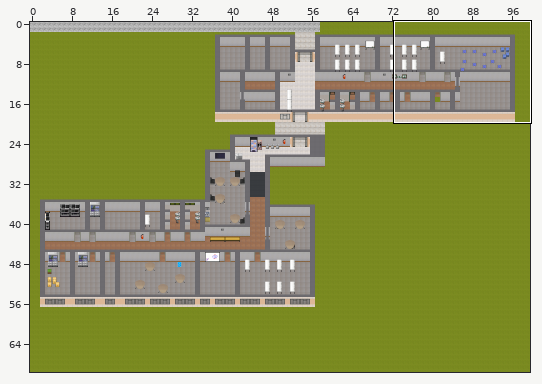
Level history. Tiled map (JSON): api/static/maps/deti.json. The first picture is a wide view before the edit; the outline marks the close-up.
Close-up. As it was:
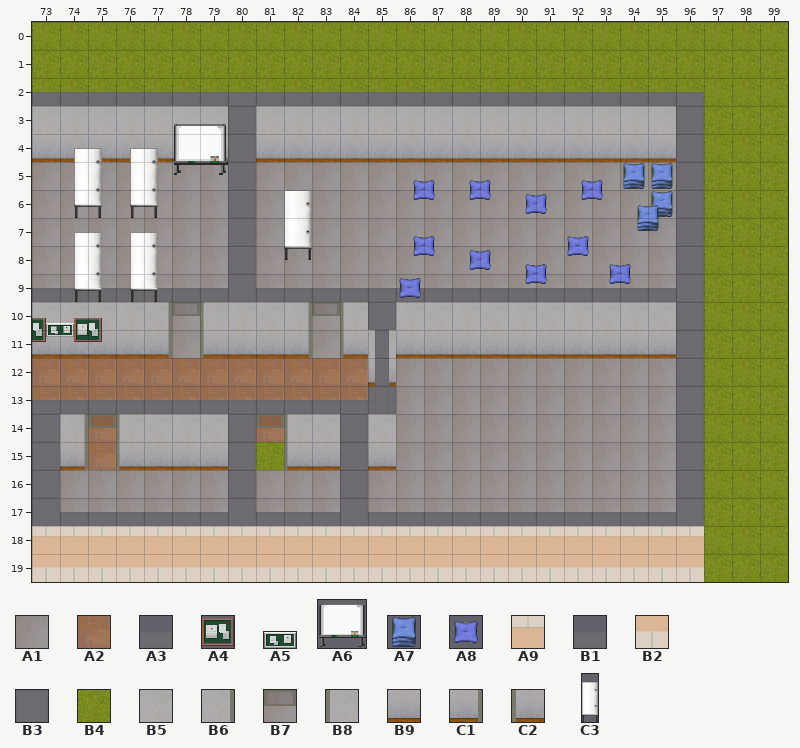
Cells are 32x32 px. Shown: x 73..99, y 0..19. The commit also changed other parts of the map, which this record leaves out. The old version is drawn lined up with the new one.
Key: from "Artificial Ground": A1 5, A2 9; from "Bathroom": A3 6; from "Boards": A4 3 "notice_board", A5 4 "small_notice_board", A6 5 "white_board"; from "Chairs": A7 2 "cushion_pile", A8 3 "cushion"; from "Deti Exterior": A9 0, B1 6, B2 7; from "Extras": B3 0; from "Natural Ground": B4 0; from "Rough White": B5 0, B6 3, B7 4, B8 5, B9 7, C1 10, C2 12; from "Tables": C3 3 "white_table_side".
__ is an empty cell, ## one hidden under a higher layer.
Objects are placed by their top-left corner, in cells (3,4 is the top-left corner of cell 3,4); size is 1x1 cell unless given.
Layers that did not change in this view are not listed.
Layer "Ground" before, first column x 73:
 0 B4 B4 B4 B4 B4 B4 B4 B4 B4 B4 B4 B4 B4 B4 B4 B4 B4 B4 B4 B4 B4 B4 B4 B4 B4 B4 B4
 1 B4 B4 B4 B4 B4 B4 B4 B4 B4 B4 B4 B4 B4 B4 B4 B4 B4 B4 B4 B4 B4 B4 B4 B4 B4 B4 B4
 2 B4 B4 B4 B4 B4 B4 B4 B4 B4 B4 B4 B4 B4 B4 B4 B4 B4 B4 B4 B4 B4 B4 B4 B4 B4 B4 B4
 3 ## ## ## ## ## ## ## ## ## ## ## ## ## ## ## ## ## ## ## ## ## ## ## ## B4 B4 B4
 4 ## ## ## ## ## ## ## ## ## ## ## ## ## ## ## ## ## ## ## ## ## ## ## ## B4 B4 B4
 5 A1 A1 A1 A1 A1 A1 A1 ## A1 A1 A1 A1 A1 A1 A1 A1 A1 A1 A1 A1 A1 A1 A1 ## B4 B4 B4
 6 A1 A1 A1 A1 A1 A1 A1 ## A1 A1 A1 A1 A1 A1 A1 A1 A1 A1 A1 A1 A1 A1 A1 ## B4 B4 B4
 7 A1 A1 A1 A1 A1 A1 A1 ## A1 A1 A1 A1 A1 A1 A1 A1 A1 A1 A1 A1 A1 A1 A1 ## B4 B4 B4
 8 A1 A1 A1 A1 A1 A1 A1 ## A1 A1 A1 A1 A1 A1 A1 A1 A1 A1 A1 A1 A1 A1 A1 ## B4 B4 B4
 9 A1 A1 A1 A1 A1 A1 A1 ## A1 A1 A1 A1 A1 A1 A1 A1 A1 A1 A1 A1 A1 A1 A1 ## B4 B4 B4
10 ## ## ## ## ## A1 ## ## ## ## A1 ## ## ## ## ## ## ## ## ## ## ## ## ## B4 B4 B4
11 ## ## ## ## ## A1 ## ## ## ## A1 ## ## ## ## ## ## ## ## ## ## ## ## ## B4 B4 B4
12 A2 A2 A2 A2 A2 A2 A2 A2 A2 A2 A2 A2 ## A1 A1 A1 A1 A1 A1 A1 A1 A1 A1 ## B4 B4 B4
13 A2 A2 A2 A2 A2 A2 A2 A2 A2 A2 A2 A2 B3 A1 A1 A1 A1 A1 A1 A1 A1 A1 A1 ## B4 B4 B4
14 ## ## A2 ## ## ## ## ## A2 ## ## ## ## A1 A1 A1 A1 A1 A1 A1 A1 A1 A1 ## B4 B4 B4
15 ## ## A2 ## ## ## ## ## B4 ## ## ## ## A1 A1 A1 A1 A1 A1 A1 A1 A1 A1 ## B4 B4 B4
16 ## A1 A1 A1 A1 A1 A1 ## A1 A1 A1 ## A1 A1 A1 A1 A1 A1 A1 A1 A1 A1 A1 ## B4 B4 B4
17 ## A1 A1 A1 A1 A1 A1 ## A1 A1 A1 ## A1 A1 A1 A1 A1 A1 A1 A1 A1 A1 A1 ## B4 B4 B4
18 ## ## ## ## ## ## ## ## ## ## ## ## ## ## ## ## ## ## ## ## ## ## ## ## B4 B4 B4
19 ## ## ## ## ## ## ## ## ## ## ## ## ## ## ## ## ## ## ## ## ## ## ## ## B4 B4 B4
Layer "__Collision" before, first column x 73:
 0 __ __ __ __ __ __ __ __ __ __ __ __ __ __ __ __ __ __ __ __ __ __ __ __ __ __ __
 1 __ __ __ __ __ __ __ __ __ __ __ __ __ __ __ __ __ __ __ __ __ __ __ __ __ __ __
 2 __ __ __ __ __ __ __ __ __ __ __ __ __ __ __ __ __ __ __ __ __ __ __ __ __ __ __
 3 B5 B5 B5 B5 B5 B5 B5 B3 B5 B5 B5 B5 B5 B5 B5 B5 B5 B5 B5 B5 B5 B5 B5 B3 __ __ __
 4 B9 B9 B9 B9 B9 B9 B9 B3 B9 B9 B9 B9 B9 B9 B9 B9 B9 B9 B9 B9 B9 B9 B9 B3 __ __ __
 5 __ __ __ __ __ __ __ B3 __ __ __ __ __ __ __ __ __ __ __ __ __ __ __ B3 __ __ __
 6 __ __ __ __ __ __ __ B3 __ __ __ __ __ __ __ __ __ __ __ __ __ __ __ B3 __ __ __
 7 __ __ __ __ __ __ __ B3 __ __ __ __ __ __ __ __ __ __ __ __ __ __ __ B3 __ __ __
 8 __ __ __ __ __ __ __ B3 __ __ __ __ __ __ __ __ __ __ __ __ __ __ __ B3 __ __ __
 9 __ __ __ __ __ __ __ B3 __ __ __ __ __ __ __ __ __ __ __ __ __ __ __ B3 __ __ __
10 B5 B5 B5 B5 B6 __ B8 B5 B5 B6 __ B8 B3 B5 B5 B5 B5 B5 B5 B5 B5 B5 B5 B3 __ __ __
11 B9 B9 B9 B9 C1 __ C2 B9 B9 C1 __ C2 B5 B9 B9 B9 B9 B9 B9 B9 B9 B9 B9 B3 __ __ __
12 __ __ __ __ __ __ __ __ __ __ __ __ B9 __ __ __ __ __ __ __ __ __ __ B3 __ __ __
13 __ __ __ __ __ __ __ __ __ __ __ __ __ __ __ __ __ __ __ __ __ __ __ B3 __ __ __
14 B3 B6 __ B8 B5 B5 B5 B3 __ B8 B5 B3 B5 __ __ __ __ __ __ __ __ __ __ B3 __ __ __
15 B3 C1 __ C2 B9 B9 B9 B3 __ C2 B9 B3 B9 __ __ __ __ __ __ __ __ __ __ B3 __ __ __
16 B3 __ __ __ __ __ __ B3 __ __ __ B3 __ __ __ __ __ __ __ __ __ __ __ B3 __ __ __
17 B3 __ __ __ __ __ __ B3 __ __ __ B3 __ __ __ __ __ __ __ __ __ __ __ B3 __ __ __
18 A9 A9 A9 A9 A9 A9 A9 A9 A9 A9 A9 A9 A9 A9 A9 A9 A9 A9 A9 A9 A9 A9 A9 A9 __ __ __
19 B2 B2 B2 B2 B2 B2 B2 B2 B2 B2 B2 B2 B2 B2 B2 B2 B2 B2 B2 B2 B2 B2 B2 B2 __ __ __
Layer "__Float" before, first column x 73:
 6 __ __ __ __ __ __ __ __ __ __ __ __ __
 7 __ __ __ __ __ __ __ __ __ __ __ __ __
 8 __ __ __ __ __ __ __ __ __ __ __ __ __
 9 A3 A3 A3 A3 A3 A3 A3 __ A3 A3 A3 A3 A3
10 __ __ __ __ __ B7 __ __ __ __ B7 __ __
11 __ __ __ __ __ __ __ __ __ __ __ __ __
12 __ __ __ __ __ __ __ __ __ __ __ __ __
13 A3 A3 A3 A3 A3 A3 A3 A3 A3 A3 A3 A3 A3
14 __ __ B7 __ __ __ __ __ B7 __ __ __ __
15 __ __ __ __ __ __ __ __ __ __ __ __ __
16 __ __ __ __ __ __ __ __ __ __ __ __ __
17 __ B1 B1 B1 B1 B1 B1 __ B1 B1 B1 __ B1
18 __ __ __ __ __ __ __ __ __ __ __ __ __
19 __ __ __ __ __ __ __ __ __ __ __ __ __
Objects on layer "Object" before:
A7 "cushion_pile" at 94,5
A7 "cushion_pile" at 95,5
A8 "cushion" at 86.5,5.5
A8 "cushion" at 88.5,5.5
A8 "cushion" at 92.5,5.5
A8 "cushion" at 90.5,6
A7 "cushion_pile" at 95,6
A7 "cushion_pile" at 94.5,6.5
A8 "cushion" at 86.5,7.5
A8 "cushion" at 92,7.5
A8 "cushion" at 88.5,8
A8 "cushion" at 90.5,8.5
A8 "cushion" at 93.5,8.5
A8 "cushion" at 86,9
A5 "small_notice_board" at 73.5,10.8 size 1x0.5
A4 "notice_board" at 74.5,10.5
A4 "notice_board" at 72.5,10.5
Objects on layer "ObjectCollision" before:
A6 "white_board" at 78,3.5 size 2x2
C3 "white_table_side" at 74.5,4 size 1x3
C3 "white_table_side" at 76.5,4 size 1x3
C3 "white_table_side" at 82,5.5 size 1x3
C3 "white_table_side" at 74.5,7 size 1x3
C3 "white_table_side" at 76.5,7 size 1x3
The result:
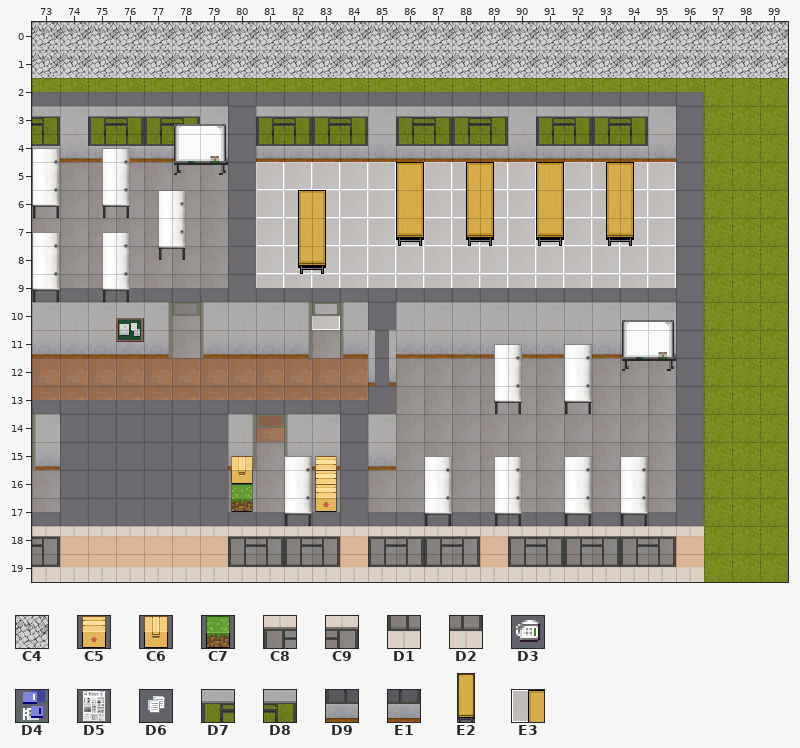
Further tiles: from "Artificial Ground": C4 2; from "Boxes": C5 0 "box_side", C6 1 "box", C7 5 "mine"; from "Deti Exterior": C8 1, C9 2, D1 8, D2 9; from "Eletronics": D3 8 "telephone_side"; from "Others": D4 1 "books", D5 4 "journal", D6 5 "papers"; from "Rough White": D7 1, D8 2, D9 8, E1 9; from "Tables": E2 2 "table-V"; from "__CONFERENCE_C0": E3 0.
See-through tiles are keyed as they look on the map.
Change:
map size 100x70 -> 100x60 cells
Layer "Ground":
y 0..1: x 73..99 B4 B4 B4 B4 B4 B4 B4 B4 B4 B4 B4 B4 B4 B4 B4 B4 B4 B4 B4 B4 B4 B4 B4 B4 B4 B4 B4 -> C4 C4 C4 C4 C4 C4 C4 C4 C4 C4 C4 C4 C4 C4 C4 C4 C4 C4 C4 C4 C4 C4 C4 C4 C4 C4 C4
y 15: x 75 A2 -> ##; x 81 B4 -> A1
y 18: x 73 ## -> A1; x 81..83 ## ## ## -> A1 A1 A1; x 85 ## -> A1
y 19: x 73 ## -> A1; x 80..83 ## ## ## ## -> A1 A1 A1 A1; x 85..88 ## ## ## ## -> A1 A1 A1 A1; x 90..94 ## ## ## ## ## -> A1 A1 A1 A1 A1
Layer "__Conference":
y 5..9: x 81..95 __ __ __ __ __ __ __ __ __ __ __ __ __ __ __ -> E3 E3 E3 E3 E3 E3 E3 E3 E3 E3 E3 E3 E3 E3 E3
y 10: x 83 __ -> E3
Layer "__Collision":
y 3: x 73 B5 -> D8; x 75..78 B5 B5 B5 B5 -> D7 D8 D7 D8; x 81..84 B5 B5 B5 B5 -> D7 D8 D7 D8; x 86..89 B5 B5 B5 B5 -> D7 D8 D7 D8; x 91..94 B5 B5 B5 B5 -> D7 D8 D7 D8
y 4: x 73 B9 -> E1; x 75..78 B9 B9 B9 B9 -> D9 E1 D9 E1; x 81..84 B9 B9 B9 B9 -> D9 E1 D9 E1; x 86..89 B9 B9 B9 B9 -> D9 E1 D9 E1; x 91..94 B9 B9 B9 B9 -> D9 E1 D9 E1
y 14: x 73..80 B3 B6 __ B8 B5 B5 B5 B3 -> B8 B3 B3 B3 B3 B3 B3 B6
y 15: x 73..80 B3 C1 __ C2 B9 B9 B9 B3 -> C2 B3 B3 B3 B3 B3 B3 C1
y 16..17: x 73..80 B3 __ __ __ __ __ __ B3 -> __ B3 B3 B3 B3 B3 B3 __
y 18: x 73 A9 -> C9; x 80..83 A9 A9 A9 A9 -> C8 C9 C8 C9; x 85..88 A9 A9 A9 A9 -> C8 C9 C8 C9; x 90..95 A9 A9 A9 A9 A9 A9 -> C8 C9 C8 C9 C8 C9
y 19: x 73 B2 -> D2; x 80..83 B2 B2 B2 B2 -> D1 D2 D1 D2; x 85..88 B2 B2 B2 B2 -> D1 D2 D1 D2; x 90..95 B2 B2 B2 B2 B2 B2 -> D1 D2 D1 D2 D1 D2
Layer "__Float":
y 14: x 75 B7 -> __
y 17: x 73..80 __ B1 B1 B1 B1 B1 B1 __ -> B1 __ __ __ __ __ __ B1
Layer "Object":
changed: A8 "cushion" at 90.5,8.5 -> outside this view
changed: A8 "cushion" at 90.5,6 -> outside this view
added: D6 "papers" at 73,5
added: D6 "papers" at 86,5.5
added: D4 "books" at 91,5.5
added: D5 "journal" at 93.5,6
added: D3 "telephone_side" at 82.5,6.5
added: D6 "papers" at 88.5,6.5
added: D6 "papers" at 77.5,7
added: D4 "books" at 75.5,8.5
added: A4 "notice_board" at 76,10.5
added: D4 "books" at 92,12.5
added: D4 "books" at 87,16
removed: A7 "cushion_pile" at 94,5
removed: A7 "cushion_pile" at 95,5
removed: A8 "cushion" at 86.5,5.5
removed: A8 "cushion" at 88.5,5.5
removed: A8 "cushion" at 92.5,5.5
removed: A7 "cushion_pile" at 95,6
removed: A7 "cushion_pile" at 94.5,6.5
removed: A8 "cushion" at 86.5,7.5
removed: A8 "cushion" at 92,7.5
removed: A8 "cushion" at 88.5,8
removed: A8 "cushion" at 93.5,8.5
removed: A8 "cushion" at 86,9
removed: A5 "small_notice_board" at 73.5,10.8 size 1x0.5
removed: A4 "notice_board" at 74.5,10.5
removed: A4 "notice_board" at 72.5,10.5
Layer "ObjectCollision":
added: C3 "white_table_side" at 75.5,4 size 1x3
added: C3 "white_table_side" at 73,4 size 1x3
added: E2 "table-V" at 86,5 size 1x3
added: E2 "table-V" at 88.5,5 size 1x3
added: E2 "table-V" at 91,5 size 1x3
added: E2 "table-V" at 93.5,5 size 1x3
added: C3 "white_table_side" at 77.5,5.5 size 1x3
added: E2 "table-V" at 82.5,6 size 1x3
added: C3 "white_table_side" at 73,7 size 1x3
added: C3 "white_table_side" at 75.5,7 size 1x3
added: A6 "white_board" at 94,10.5 size 2x2
added: C3 "white_table_side" at 89.5,11 size 1x3
added: C3 "white_table_side" at 92,11 size 1x3
added: C5 "box_side" at 83,15.5
added: C6 "box" at 80,15.5
added: C5 "box_side" at 83,16
added: C5 "box_side" at 83,16.5
added: C7 "mine" at 80,16.5
added: C3 "white_table_side" at 92,15 size 1x3
added: C3 "white_table_side" at 89.5,15 size 1x3
added: C3 "white_table_side" at 87,15 size 1x3
added: C3 "white_table_side" at 94,15 size 1x3
added: C3 "white_table_side" at 82,15 size 1x3
removed: C3 "white_table_side" at 74.5,4 size 1x3
removed: C3 "white_table_side" at 76.5,4 size 1x3
removed: C3 "white_table_side" at 82,5.5 size 1x3
removed: C3 "white_table_side" at 74.5,7 size 1x3
removed: C3 "white_table_side" at 76.5,7 size 1x3
